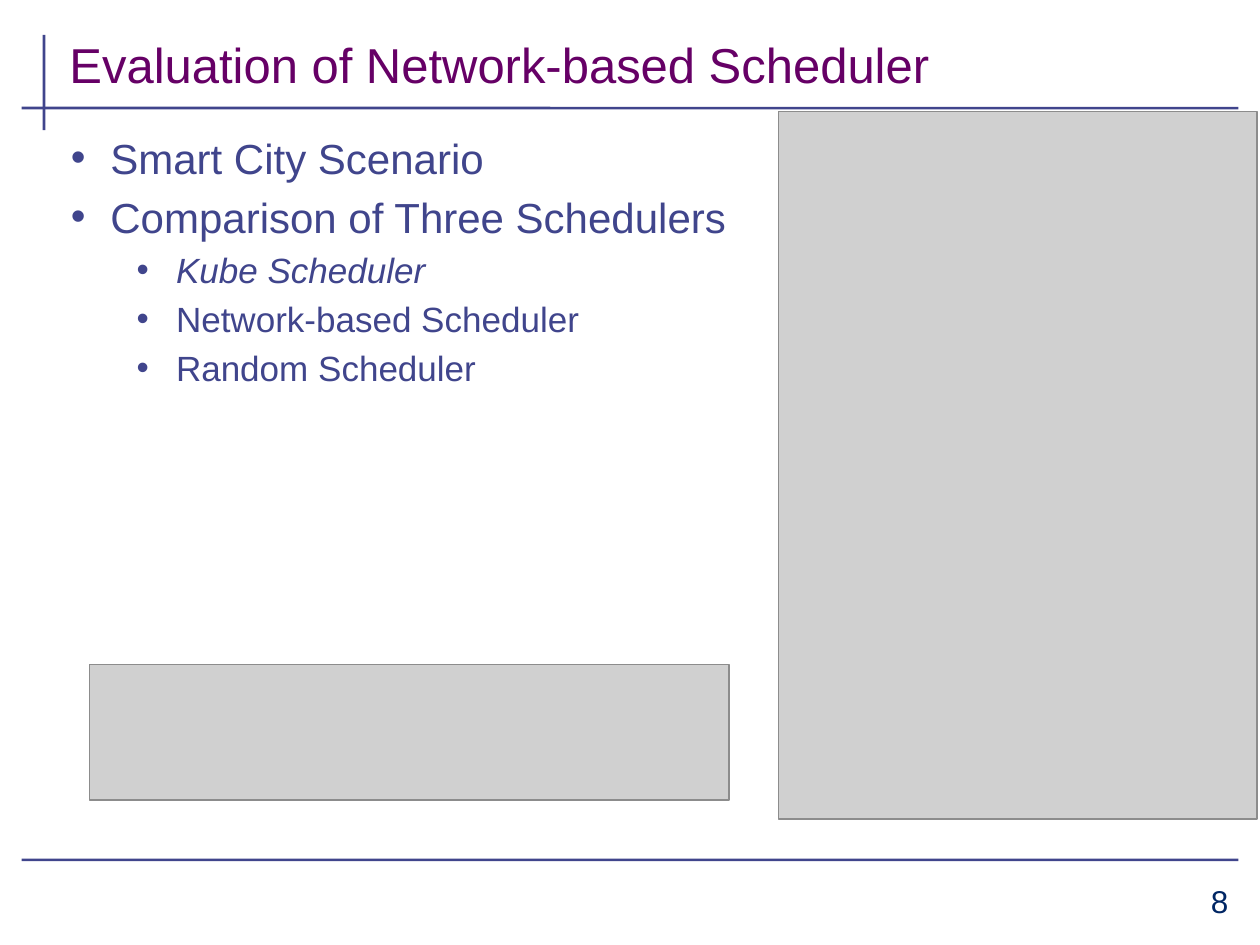
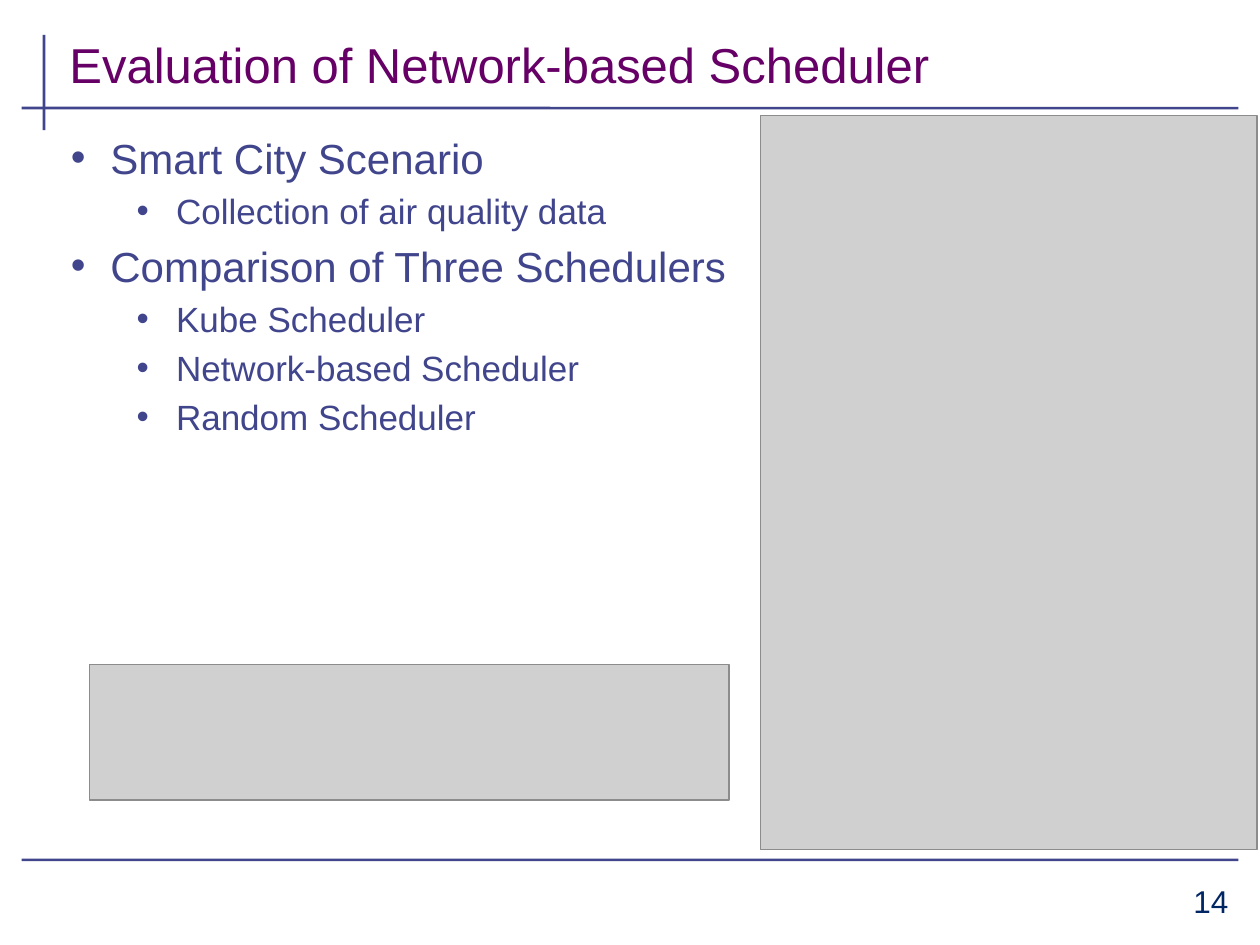
Before and after one commit to aahad91/Seminar-MLCN, a slide deck: slide 14 of Final_submission/presentation_draft.pptx (slide 8 before the commit). Drawn at 1260x945 pixels with LibreOffice and Linux fonts; fonts in the diff are those of the drawing; grey boxes stand for pictures; background and template pictures are left out. Boxes give left, top, right and bottom in pixels: in the first picture for what was removed or moved away, otherwise in the second. Text is boxed around its words. In the diff, an @@ line names an element or a change of style, - is before the commit and + after.

```diff
--- a/Final_submission/presentation_draft.pptx
+++ b/Final_submission/presentation_draft.pptx
@@ picture resized from (x1=779, y1=112, x2=1256, y2=819) to (x1=760, y1=116, x2=1256, y2=850) @@
@@ text at (x1=176, y1=198, x2=606, y2=231): paragraph added @@
+  • Collection of air quality data
@@ text at (x1=176, y1=306, x2=426, y2=333): italic off in "Kube Scheduler" @@
@@ page number at (x1=1193, y1=891, x2=1228, y2=913): text changed @@
-8
+14
```
Also in this commit, not shown: 7 other slides changed, 7 slides added, 1 slide removed.
